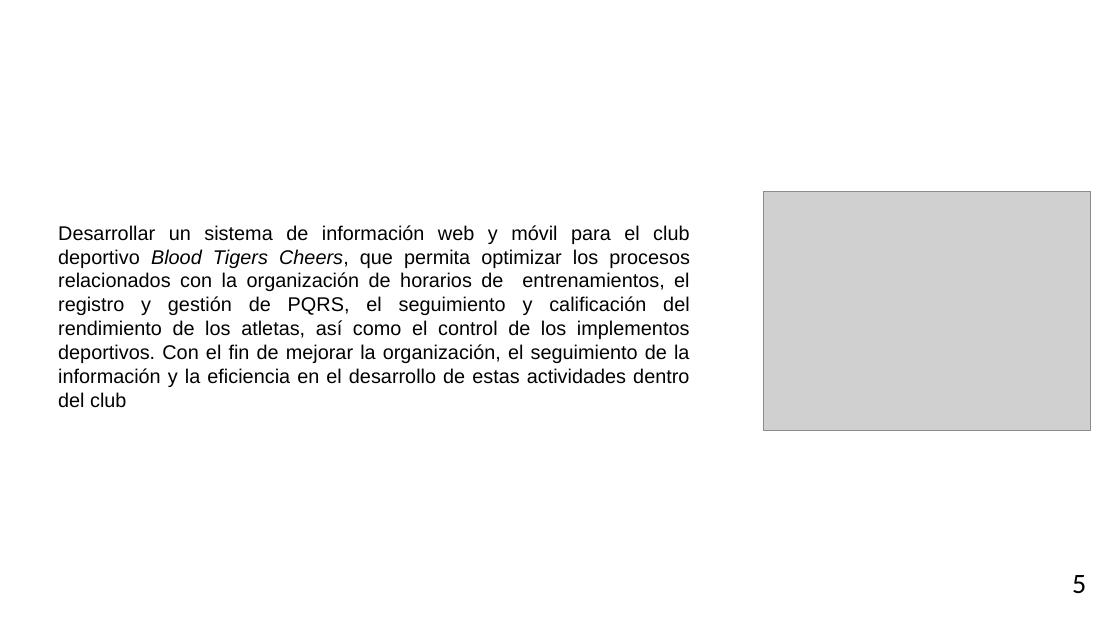
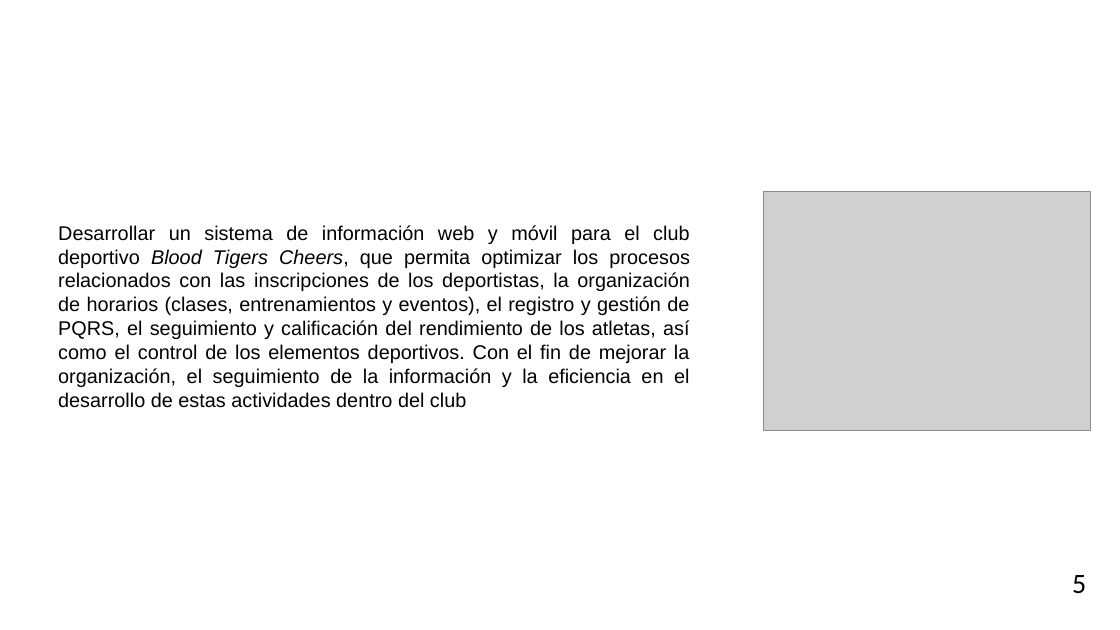
Before and after one commit to DONLEO21/Pruebas, a slide deck: slide 5 of Documentación/Presentacion_SENA_CheerClick_II.pptx. Drawn at 1120x630 pixels with LibreOffice and Linux fonts; fonts in the diff are those of the drawing; grey boxes stand for pictures; background and template pictures are left out. Boxes give left, top, right and bottom in pixels: in the first picture for what was removed or moved away, otherwise in the second. Text is boxed around its words. In the diff, an @@ line names an element or a change of style, - is before the commit and + after.

Commit message:
Segunda Versión Presentación CheerClick II

```diff
--- a/Documentación/Presentacion_SENA_CheerClick_II.pptx
+++ b/Documentación/Presentacion_SENA_CheerClick_II.pptx
@@ text at [58, 225, 690, 408]: text changed @@
-Desarrollar un sistema de información web y móvil para el club deportivo Blood Tigers Cheers, que permita optimizar los procesos relacionados con la organización de horarios de entrenamientos, el registro y gestión de PQRS, el seguimiento y calificación del rendimiento de los atletas, así como el control de los implementos deportivos. Con el fin de mejorar la organización, el seguimiento de la información y la eficiencia en el desarrollo de estas actividades dentro del club
+Desarrollar un sistema de información web y móvil para el club deportivo Blood Tigers Cheers, que permita optimizar los procesos relacionados con las inscripciones de los deportistas, la organización de horarios (clases, entrenamientos y eventos), el registro y gestión de PQRS, el seguimiento y calificación del rendimiento de los atletas, así como el control de los elementos deportivos. Con el fin de mejorar la organización, el seguimiento de la información y la eficiencia en el desarrollo de estas actividades dentro del club
```
Also in this commit, not shown: 12 other slides changed, 1 slide added, 2 slides removed.
